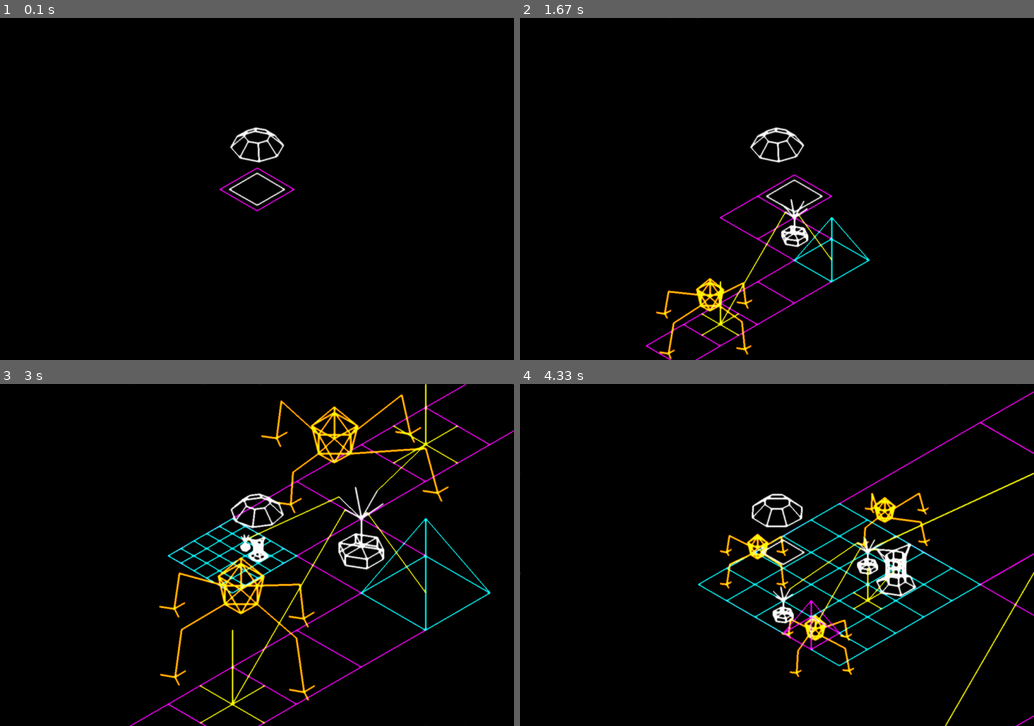
Above: before the commit, frames 1-4 (two rows, left to right).
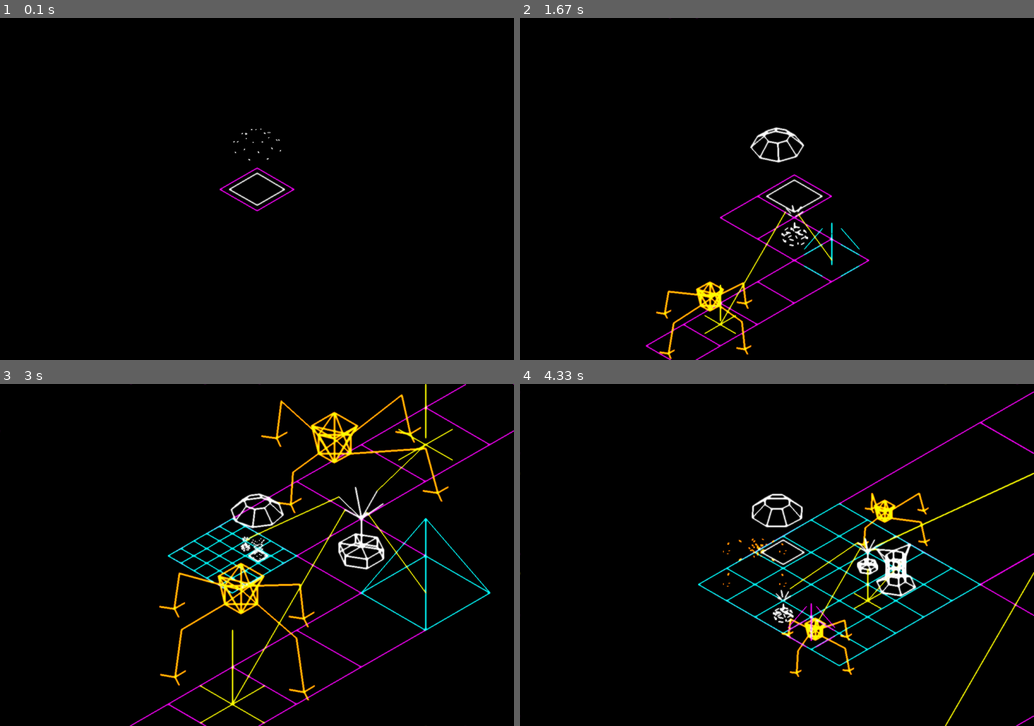
Above: after the commit, the same moments.

Repository: MathewKJ2048/pygame-jam-spring-2025
Game: pygame game, started from src/main.py
The game is run twice, just before and just after one commit, with the same random seed, the same clock (stepped at 60 frames per second) and the same inputs.
Inputs:
- Up to frame 1 (0.1 s): no input
- Up to frame 2 (1.67 s): tap B at 0.33, 1.65 s; hold Right 0.67-1.13 s; tap E at 0.82 s; hold Up 1.17-1.47 s; hold W 1.17-1.47 s; tap T at 1.32 s; hold Right from 1.5 s (still down)
- Up to frame 3 (3 s): release Right at 1.97 s; hold Left 2-2.53 s; tap E at 2.15 s; hold Down 2.57-2.87 s; hold S 2.57-2.87 s; tap T at 2.72 s; tap H at 2.9 s
- Up to frame 4 (4.33 s): hold Left 3.23-3.63 s; tap E at 3.38 s; hold Up 3.67-4.03 s; hold W 3.67-4.03 s; tap T at 3.82 s; hold Right from 4.07 s (still down); tap B at 4.22 s

The runs differ from the first frame. In frame 1, 0.4% of the frame differs, in the area x 44-56%, y 31-43%; in frame 2, 0.8%; in frame 3, 1.3%, in the area x 42-90%, y 6-67%; in frame 4, 1.1%.

Commit message:
bug fix rendering occlusion optimization

Diff:
--- a/src/bug.py
+++ b/src/bug.py
@@ -30,9 +30,9 @@
 		self.target_leg_positions = self.IDEAL_LEG_POSITIONS_RELATIVE.copy()
 
 	def evolve(self,dt):
+		super().evolve(dt)
 		self.chase_target()
 		self.r = self.r+self.v*dt*self.size()
-		self.time+=dt
 		self.legs_slide_back(dt)
 		self.update_target_leg_positions()
 		self.steps(dt)
@@ -93,14 +93,14 @@
 	def get_lines(self):
 		ankles = [t for t in self.leg_positions_relative]
 
-		forward_connections = [(self.BASE[i],self.TOP[i]) for i in range(self.N)]
-		backward_connections = [(self.TOP[i],self.BASE[(i+1)%self.N]) for i in range(self.N)]
-		lower = [(b,K3/4) for b in self.BASE]
-		upper = [(t,K3) for t in self.TOP]
+		forward_connections = interweave(self.BASE,self.TOP,offset=-1)
+		backward_connections = interweave(self.BASE,self.TOP,offset=1)
+		lower = join(self.BASE,K3/4)
+		upper = join(self.TOP,K3/4)
 
 		knees = [solve(self.L1,self.L2,ankles[i],self.BASE[i]) for i in range(self.N)]
-		thighs = [(self.BASE[i],knees[i]) for i in range(self.N)]
-		calves = [(knees[i],ankles[i]) for i in range(self.N)]
+		thighs = interweave(self.BASE,knees)
+		calves = interweave(knees, ankles)
 		feet = []
 		for i in range(self.N):
 			t = ankles[i]
--- a/src/builder.py
+++ b/src/builder.py
@@ -7,12 +7,11 @@
 		self.v = Vector2(0,0)
 		self.time = 0
 	def evolve(self,dt):
+		super().evolve(dt)
 		self.r+=self.v*self.size()*dt
-		self.time+=dt
 	def get_lines(self):
 		n = 8
 		BASE = [unit_vector3(t*math.pi*2/n+BUILDER_ANGULAR_VELOCITY*self.time) for t in range(n)]
 		L1 = [b/2 + K3 for b in BASE]
 		L2 = [b/4 + K3 + K3/4 for b in BASE]
-		panel_lines = [(L1[i],L2[i]) for i in range(len(L1))]
-		return make_pair_list(L1)+make_pair_list(L2)+panel_lines
+		return make_pair_list(L1)+make_pair_list(L2)+interweave(L1,L2)
--- a/src/game.py
+++ b/src/game.py
@@ -50,8 +50,8 @@
 		self.init_space_at_builder()
 
 		for o in self.objects:
+			o.evolve(dt)
 			if type(o)==Bug:
-				o.evolve(dt)
 				o.set_parent(self.get_current_space(o))
 
 		self.evolve_camera(dt)
--- a/src/object.py
+++ b/src/object.py
@@ -4,6 +4,9 @@
 	def __init__(self,parent=None):
 		self.r = Vector2(0,0)
 		self.set_parent(parent)
+		self.time = 0
+	def evolve(self,dt):
+		self.time+=dt
 	def size(self):
 		return SUBDIVISION**(-self.level)
 	def set_parent(self,parent):
@@ -19,6 +22,17 @@
 		return WHITE
 	def get_width(self):
 		return 2
+	def get_animated_lines(self):
+		f = min(self.time,1) # f is 0 initially, linearly grows to 1 then remains at 1
+		if f == 1:
+			return self.get_lines()
+		def process(pp):
+			p, q = pp
+			mid = (p+q)/2
+			p_, q_ = p-mid, q-mid
+			return (mid+p_*f,mid+q_*f)
+		l = self.get_lines()
+		return [process(pp) for pp in l]
 
 class PlacedObject(GameObject):
 	def set_parent(self,parent):
--- a/src/render.py
+++ b/src/render.py
@@ -57,10 +57,9 @@
 	v = r.x*I_transform + r.y*J_transform + r.z*K_transform
 	return project(v,game)
 
-
 def render_object(surface,o,game):
 	r0 = Vector3(o.r.x,o.r.y,0)
-	pairs = o.get_lines()
+	pairs = o.get_animated_lines()
 	def transform(r):
 		return project3(r0 + r*o.size(),game)
 	def transform_pair(p):
@@ -100,8 +99,6 @@
 			draw_line(surface,pp,YELLOW,2)
 
 
-
-
 def render(game):
 	surface = pygame.Surface((WIDTH,HEIGHT))
 	surface.fill(BACKGROUND)
@@ -109,7 +106,8 @@
 	def filter_list_objects(lobj):
 		filtered = []
 		for o in lobj:
-			if (o.r-game.camera).length() > o.size()*(SUBDIVISION**game.camera_level)*10:
+			# distance more than max distance seen by camera + max distance covered by object
+			if (o.r-game.camera).length() > 2*o.size() + 8*(SUBDIVISION**game.camera_level):
 				continue
 			if o.level <= game.camera_level+3:
 				filtered.append(o)
--- a/src/space.py
+++ b/src/space.py
@@ -16,6 +16,9 @@
 			(-I3-J3)/2,
 			(-I3+J3)/2
 		])
+
+	def get_animated_lines(self):
+		return self.get_lines()
 
 	def get_descendants(self):
 		d = self.children
--- a/src/tower.py
+++ b/src/tower.py
@@ -18,10 +18,10 @@
 		base = [unit_vector3(i*2*math.pi/n) for i in range(n)]
 		pedestal_low = [b/4 for b in base]
 		pedestal_high = [b/4+tower_base for b in base]
-		pedestal = [(pedestal_high[i],pedestal_low[i]) for i in range(n)]+make_pair_list(pedestal_high)+make_pair_list(pedestal_low)+[(pedestal_high[i],tower_base) for i in range(n)]
+		pedestal = interweave(pedestal_high,pedestal_low)+make_pair_list(pedestal_high)+make_pair_list(pedestal_low)+join(pedestal_high,tower_base)
 
 		tower_arm_tips = [b/4+3*K3/4 for b in base]
-		tower = [(tower_base,tower_top)]+[(tower_top,t) for t in tower_arm_tips]
+		tower = [(tower_base,tower_top)]+join(tower_arm_tips,tower_top)
 		return pedestal+tower
 		pass
 
@@ -42,12 +42,9 @@
 		l2 = [b/4+5*K3/8 for b in base]
 		l3 = [b/4+7*K3/8 for b in base]
 
-		def triple_cross_hatch(l1,l2):
-			M = len(l1)
-			return [(l1[i],l2[i]) for i in range(M)]
+		pedestal = make_pair_list(bottom)+make_pair_list(l0)+[(l0[i],bottom[i]) for i in range(n)]
+		body = make_pair_list(l1)+interweave(l0,l1)+make_pair_list(l2)+interweave(l1,l2)+make_pair_list(l3)+interweave(l2,l3)
 
-		pedestal = make_pair_list(bottom)+make_pair_list(l0)+[(l0[i],bottom[i]) for i in range(n)]
-		body = make_pair_list(l1)+triple_cross_hatch(l0,l1)+make_pair_list(l2)+triple_cross_hatch(l1,l2)+make_pair_list(l3)+triple_cross_hatch(l2,l3)
 		tower_tips = [K3+unit_vector3(i*2*math.pi/(n/2))/2 for i in range(n//2)]
 		petals = [(tower_tips[i],l2[2*i]) for i in range(n//2)]+[(tower_tips[i],l3[2*i+1]) for i in range(n//2)]+[(tower_tips[i],l3[(2*i-1+n)%n]) for i in range(n//2)]
 
